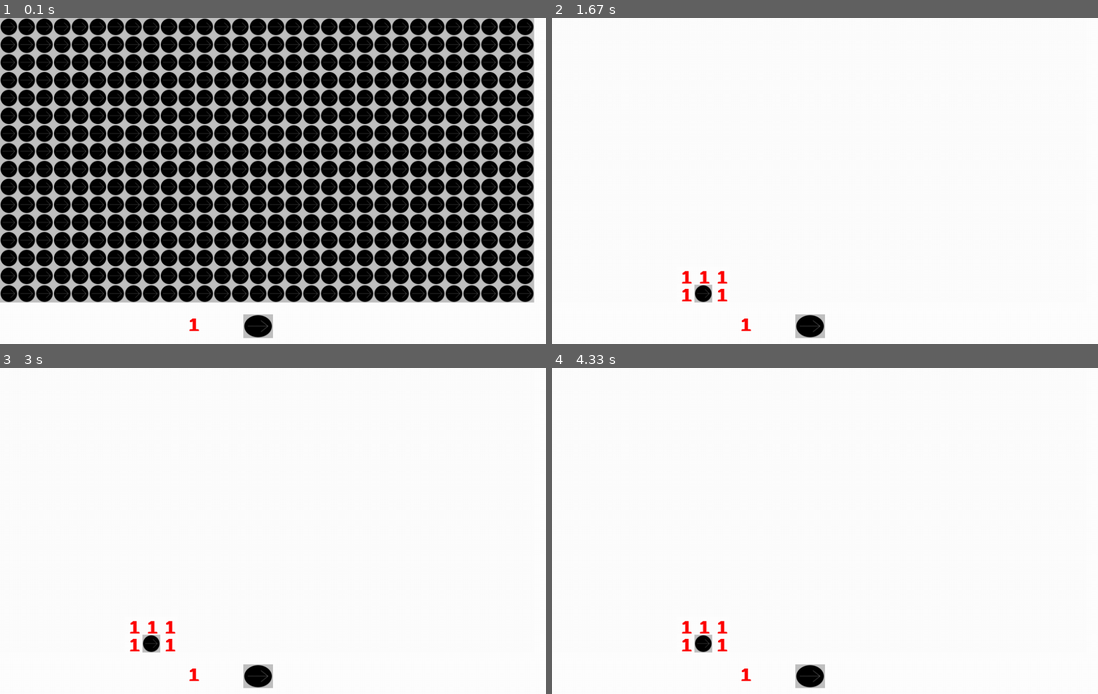
Above: before the commit, frames 1-4 (two rows, left to right).
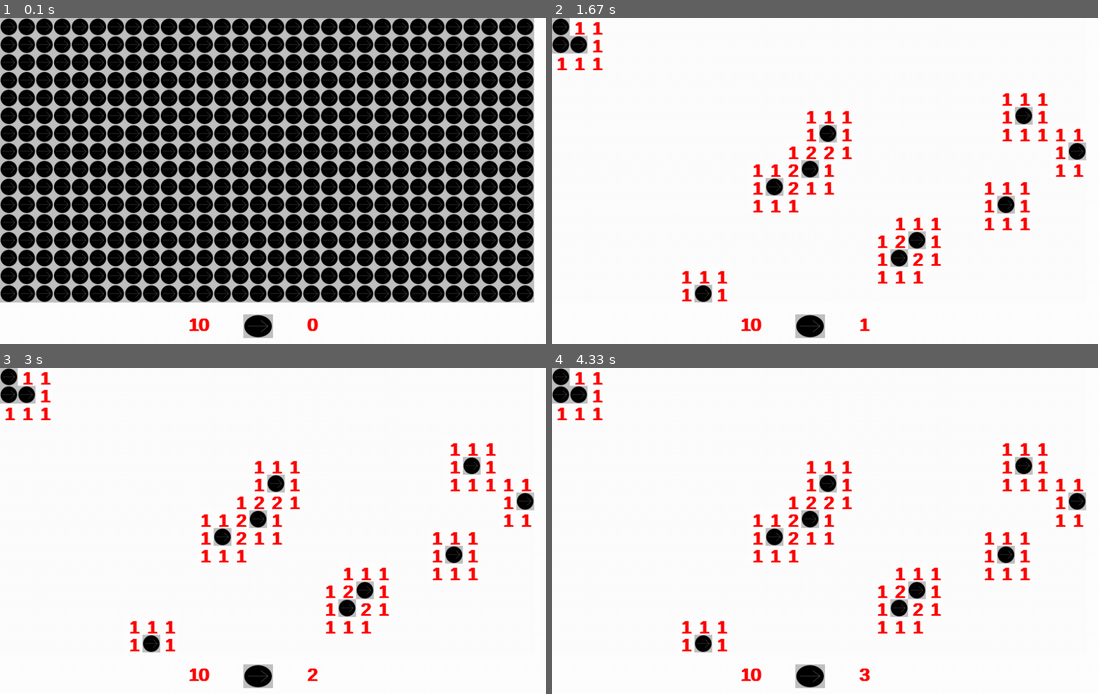
Above: after the commit, the same moments.

Repository: DevSum/minesweeper
Game: pygame game, started from game_controller.py
The game is run twice, just before and just after one commit, with the same random seed, the same clock (stepped at 60 frames per second) and the same inputs.
Inputs (mouse positions are in pixels of both pictures, inside the frame that each line leads up to):
- Up to frame 1 (0.1 s): no input
- Up to frame 2 (1.67 s): click (562, 115) at 0.38 s; click (579, 27) at 1.22 s
- Up to frame 3 (3 s): click (27, 517) at 2.05 s
- Up to frame 4 (4.33 s): click (966, 501) at 3.38 s; click (579, 573) at 3.72 s; click (579, 625) at 4.05 s

The runs differ from the first frame. In frame 1, 0.1% of the frame differs, in the area x 36-59%, y 92-97%; in frame 2, 4.7%; in frame 3, 4.7%; in frame 4, 4.7%, in the area x 0-98%, y 0-97%.

Commit message:
feature: timer

Diff:
--- a/component/grid.py
+++ b/component/grid.py
@@ -2,11 +2,11 @@
 
 from component.button import Button
 from minesweeper_game.grid import GridState
-from variables import Style, Resource
+from variables import Constant, Resource
 
 
 class GridComponent(Button):
-    width = height = Style.GRID_SIDE_LENGTH
+    width = height = Constant.GRID_SIDE_LENGTH
 
     def __init__(self, left: int, top: int, grid, click_callback=None, right_callback=None):
         super().__init__(left, top, self.width, self.height, click_callback=click_callback)
@@ -34,14 +34,14 @@
         elif state == GridState.ZERO:
             screen.blit(self.white_face, (self.left, self.top))
         elif state == GridState.NUMBER:
-            font_face = pygame.font.SysFont('arial', Style.GRID_SIDE_LENGTH)
+            font_face = pygame.font.SysFont('arial', Constant.GRID_SIDE_LENGTH)
             font_face.set_bold(True)
             screen.blit(font_face.render(
                 str(self.grid.get_number()),
                 True,
-                Style.NUMBER_COLOR,
-                Style.BG_COLOR),
-                (self.left+Style.GRID_SIDE_LENGTH//4, self.top)
+                Constant.NUMBER_COLOR,
+                Constant.BG_COLOR),
+                (self.left + Constant.GRID_SIDE_LENGTH // 4, self.top)
             )
         elif state == GridState.BOMB:
             screen.blit(self.bomb_face, (self.left, self.top))
--- a/component/number_box.py
+++ b/component/number_box.py
@@ -1,7 +1,7 @@
 import pygame
 
 from component.component import Component
-from variables import Style
+from variables import Constant
 
 
 class NumberBox(Component):
@@ -10,14 +10,14 @@
         self.number = number
 
     def draw(self, screen: pygame.Surface):
-        font_face = pygame.font.SysFont('arial', Style.GRID_SIDE_LENGTH)
+        font_face = pygame.font.SysFont('arial', Constant.GRID_SIDE_LENGTH)
         font_face.set_bold(True)
         screen.blit(font_face.render(
             str(self.number if type(self.number) == int else self.number()),
             True,
-            Style.NUMBER_COLOR,
-            Style.BG_COLOR),
-            (self.left + Style.GRID_SIDE_LENGTH // 4, self.top)
+            Constant.NUMBER_COLOR,
+            Constant.BG_COLOR),
+            (self.left + Constant.GRID_SIDE_LENGTH // 4, self.top)
         )
 
     def setNumber(self, number: int or callable):
--- a/event.py
+++ b/event.py
@@ -8,10 +8,11 @@
     FLIP = 2,
     CLICK_COMPONENT = 3,
     RIGHT_CLICK_COMPONENT = 4,
+    TIMER_TIC = 5,
 
 
 class Event:
-    def __init__(self, event: EventType, message: str, args=None):
+    def __init__(self, event: EventType, message: str = '', args=None):
         if args is None:
             args = []
         self.type = event
--- a/game_controller.py
+++ b/game_controller.py
@@ -1,10 +1,12 @@
 import sys
+
+import pygame
 
 from event import Event, EventType
 from game_windows import GameWindows
 from minesweeper_game.game import Game
 from mine_sweeper_windows import MineSweeperWindows
-from variables import Custom
+from variables import Custom, Constant
 
 
 class GameController:
@@ -32,6 +34,8 @@
             event.args.click()
         elif event.type == EventType.RIGHT_CLICK_COMPONENT:
             event.args.right_click()
+        if event.type == EventType.TIMER_TIC:
+            self.game.timer.tic()
 
     def start(self):
         while True:
--- a/game_windows.py
+++ b/game_windows.py
@@ -2,14 +2,14 @@
 import sys
 from event import Event, EventType
 from component.component import Component
-from variables import Style, Resource
+from variables import Constant, Resource
 
 
 class GameWindows:
     def __init__(self):
-        self.bg = Style.BG_COLOR
+        self.bg = Constant.BG_COLOR
         self.screen: pygame.Surface | None = None
-        self.size = Style.WINDOW_SIZE
+        self.size = Constant.WINDOW_SIZE
         self.components = []
 
         self.windows_init()
@@ -17,7 +17,7 @@
     def windows_init(self):
         pygame.init()
         self.screen = pygame.display.set_mode(self.size)
-        pygame.display.set_caption(Style.TITLE)
+        pygame.display.set_caption(Constant.TITLE)
         pygame.display.set_icon(pygame.image.load(Resource.WINDOWS_ICON))
 
     def show_component(self, screen: pygame.Surface):
@@ -63,6 +63,9 @@
             if event.type == pygame.QUIT:
                 yield Event(EventType.EXIT, 'exit')
 
+            if event.type == Constant.SECOND_EVENT:
+                yield Event(EventType.TIMER_TIC)
+
         self.screen.fill(self.bg)
         self.show_component(self.screen)
         pygame.display.flip()
--- a/mine_sweeper_windows.py
+++ b/mine_sweeper_windows.py
@@ -1,8 +1,11 @@
+import pygame
+
 from component.grid import GridComponent
 from component.button import Button
 from component.number_box import NumberBox
 from minesweeper_game.game import Game
-from variables import Style
+from timer import Timer
+from variables import Constant
 
 
 def print_msg(i, j):
@@ -17,27 +20,34 @@
         for i in range(game.row_n):
             for j in range(game.col_n):
                 self.components.append(GridComponent(
-                    i * Style.GRID_SIDE_LENGTH,
-                    j * Style.GRID_SIDE_LENGTH,
+                    i * Constant.GRID_SIDE_LENGTH,
+                    j * Constant.GRID_SIDE_LENGTH,
                     game.board.get_grid(i, j),
                     click_callback=self.open_grid_func(i, j),
                     right_callback=self.mark_grid_func(i, j)
                 ))
         self.components.append(Button(
-            Style.NEW_GAME_POSITION[0],
-            Style.NEW_GAME_POSITION[1],
-            Style.BUTTON_WIDTH,
-            Style.BUTTON_HEIGHT,
+            Constant.NEW_GAME_POSITION[0],
+            Constant.NEW_GAME_POSITION[1],
+            Constant.BUTTON_WIDTH,
+            Constant.BUTTON_HEIGHT,
             click_callback=self.new_game
         ))
-        self.bomb_count_component = NumberBox(
-            Style.BOMB_COUNT_POSITION[0],
-            Style.BOMB_COUNT_POSITION[1],
-            Style.NUMBER_BOX_WIDTH,
-            Style.NUMBER_BOX_HEIGHT,
+        self.components.append(NumberBox(
+            Constant.BOMB_COUNT_POSITION[0],
+            Constant.BOMB_COUNT_POSITION[1],
+            Constant.NUMBER_BOX_WIDTH,
+            Constant.NUMBER_BOX_HEIGHT,
             number=lambda: self.game.bomb_number()
-        )
-        self.components.append(self.bomb_count_component)
+        ))
+
+        self.components.append(NumberBox(
+            Constant.TIMER_POSITION[0],
+            Constant.TIMER_POSITION[1],
+            Constant.NUMBER_BOX_WIDTH,
+            Constant.NUMBER_BOX_HEIGHT,
+            number=lambda: self.game.timer.time()
+        ))
 
     def open_grid_func(self, row, col):
         return lambda: self.game.open(row, col)
--- a/minesweeper_game/game.py
+++ b/minesweeper_game/game.py
@@ -1,5 +1,9 @@
+import pygame
+
 from minesweeper_game.board import Board
 from minesweeper_game.grid import GridState
+from timer import Timer
+from variables import Constant
 
 
 class Game:
@@ -14,6 +18,7 @@
 
         self.opened_grid_count = 0
         self.flag_count = 0
+        self.timer = Timer()
 
     def bomb_number(self):
         return self.mine_count - self.flag_count
@@ -25,9 +30,11 @@
         self.gaming = True
         self.opened_grid_count = 0
         self.flag_count = 0
+        self.timer.reset()
 
     def game_over(self):
         self.gaming = False
+        self.timer.stop()
         for bomb in self.bomb_list:
             self.board.get_grid(bomb[0], bomb[1]).setState(GridState.BOMB)
 
@@ -41,6 +48,9 @@
         if self.board.get_grid(row, col).getState() == GridState.FLAG:
             return False
 
+        if not self.timer.running:
+            self.timer.start()
+            pygame.time.set_timer(Constant.SECOND_EVENT, 1000)
         self.opened_grid[row][col] = True
         self.opened_grid_count += 1
 
@@ -60,6 +70,7 @@
             self.board.get_grid(row, col).set_number(mine_neighbor)
 
     def win(self):
+        self.timer.stop()
         self.gaming = False
 
     def mark(self, row: int, col: int):
--- /dev/null
+++ b/timer.py
@@ -0,0 +1,22 @@
+class Timer:
+    def __init__(self):
+        self.second = 0
+        self.running = False
+
+    def reset(self):
+        self.second = 0
+        self.running = False
+
+    def tic(self):
+        if not self.running:
+            return
+        self.second += 1
+
+    def time(self):
+        return self.second
+
+    def start(self):
+        self.running = True
+
+    def stop(self):
+        self.running = False
--- a/variables.py
+++ b/variables.py
@@ -1,4 +1,7 @@
-class Style:
+import pygame
+
+
+class Constant:
     COLOR_RED = (255, 0, 0)
     COLOR_BLUE = (0, 0, 255)
     COLOR_WHITE = (255, 255, 255)
@@ -14,6 +17,8 @@
     NUMBER_BOX_WIDTH = 40
     NUMBER_BOX_HEIGHT = 40
     BOMB_COUNT_POSITION = 310, 500
+    TIMER_POSITION = 510, 500
+    SECOND_EVENT = pygame.USEREVENT + 1
 
 
 class Resource:
@@ -28,4 +33,4 @@
 class Custom:
     GRID_ROW = 30
     GRID_COL = 16
-    BOMB_COUNT = 1
+    BOMB_COUNT = 10
